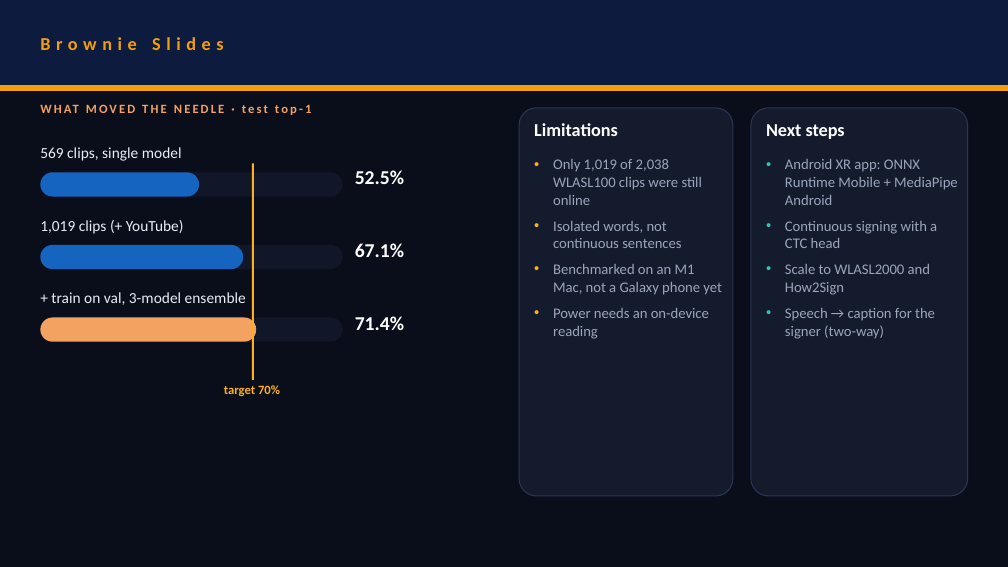
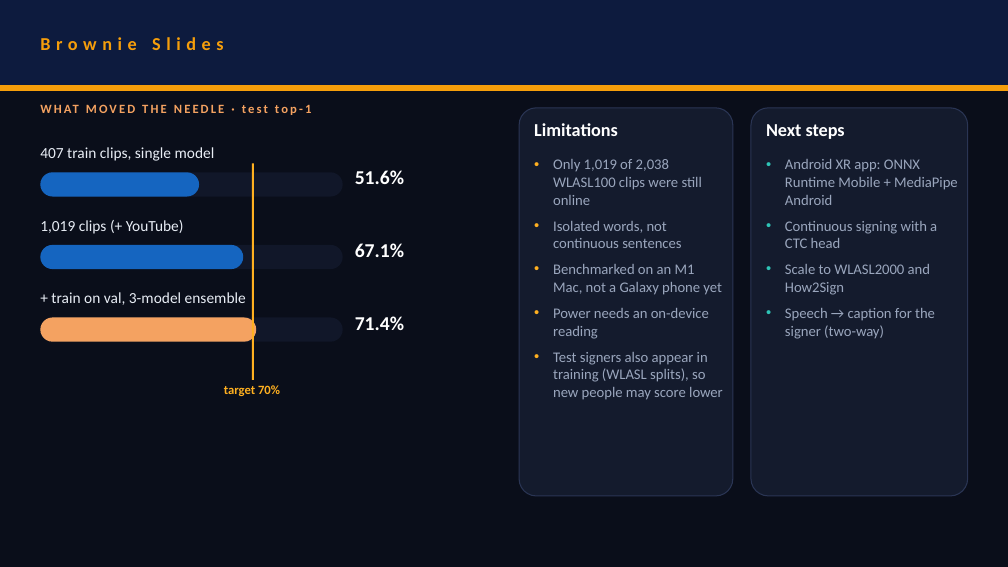
Before and after one commit to iamroyce007/echogesture, a slide deck: slide 8 of docs/SRMIST_Hypervisor.pptx. Drawn at 1008x567 pixels with LibreOffice and Linux fonts; fonts in the diff are those of the drawing. Boxes give left, top, right and bottom in pixels: in the first picture for what was removed or moved away, otherwise in the second. Text is boxed around its words. In the diff, an @@ line names an element or a change of style, - is before the commit and + after.

```diff
--- a/docs/SRMIST_Hypervisor.pptx
+++ b/docs/SRMIST_Hypervisor.pptx
@@ text at bbox=[40, 147, 215, 161]: text changed @@
-569 clips, single model
+407 train clips, single model
@@ text at bbox=[355, 170, 404, 184]: text changed @@
-52.5%
+51.6%
@@ text at bbox=[553, 352, 723, 400]: paragraph added @@
+• Test signers also appear in training (WLASL splits), so new people may score lower
```
Also in this commit, not shown: 2 other slides changed, 14 other files.
